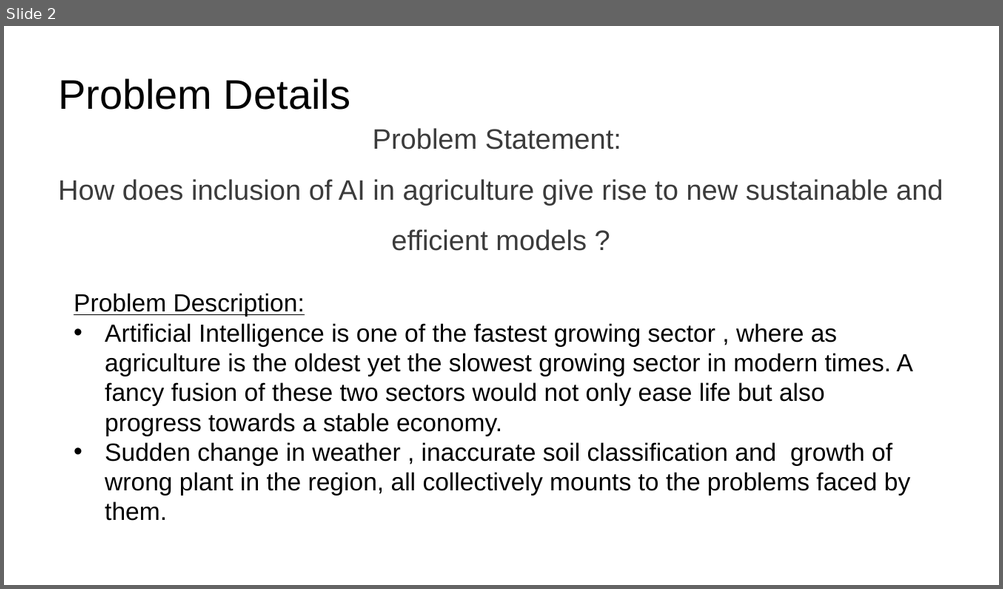
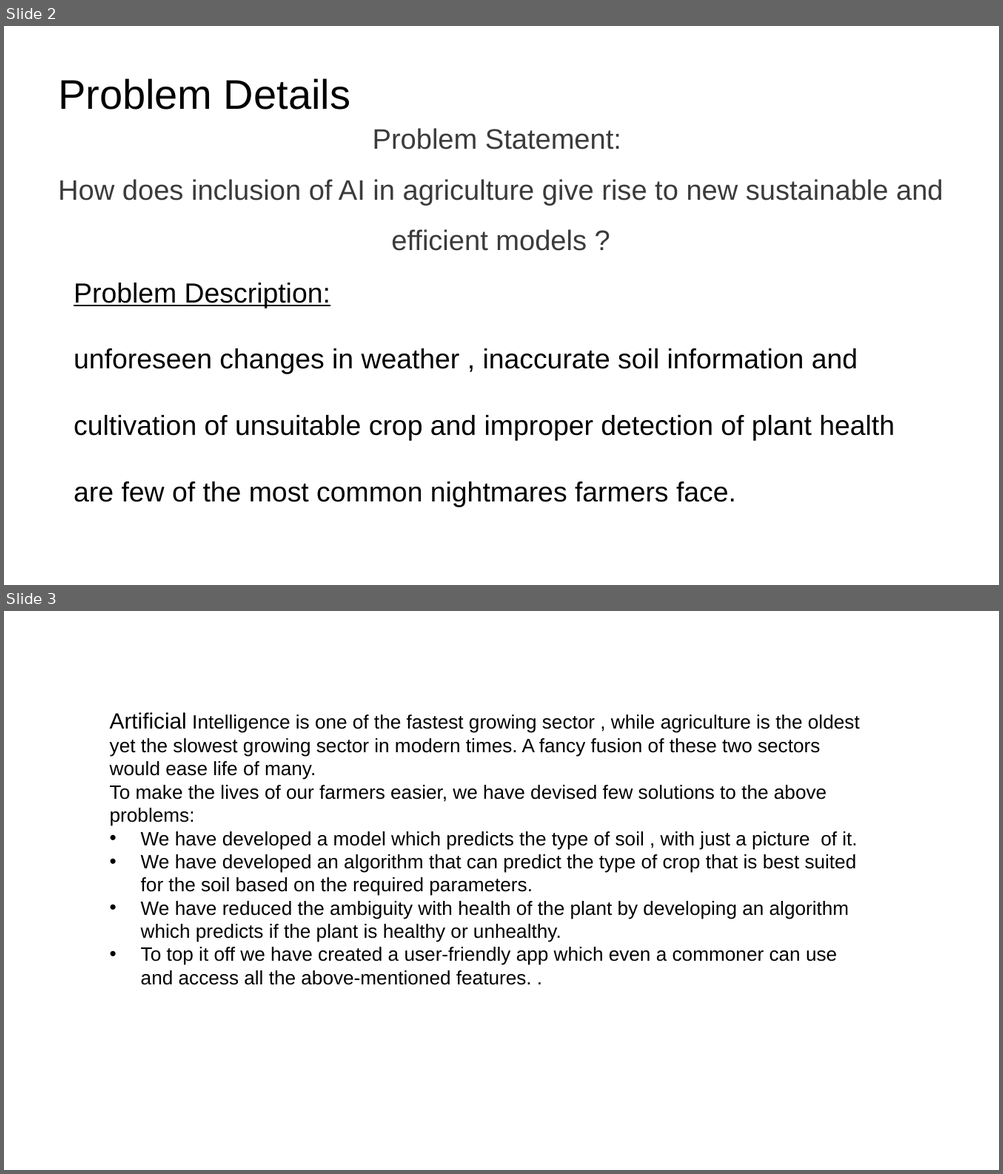
Before and after one commit to harshalplus1/hackmol4.0, a slide deck: HackMoL PPT Format.pptx. Shown one above the other, each under a label of ours: slide 2 before the commit, slides 2 and 3 after it. The pictures are 1003x589 and 1003x1174 pixels, drawn with LibreOffice and Linux fonts; fonts in the diff are those of the drawing; background and template pictures are left out. Boxes give left, top, right and bottom in pixels: in the first picture for what was removed or moved away, otherwise in the second. Text is boxed around its words. In the diff, an @@ line names an element or a change of style, - is before the commit and + after.

```diff
--- a/HackMoL PPT Format.pptx
+++ b/HackMoL PPT Format.pptx
@@ slide 3 added at [4,611,999,1170], background picture (left out) @@
@@ text added at [110,712,859,985], 14 pt, text #000000 @@
+Artificial Intelligence is one of the fastest growing sector , while agriculture is the oldest yet the slowest growing sector in modern times. A fancy fusion of these two sectors would ease life of many.
+To make the lives of our farmers easier, we have devised few solutions to the above problems:
+• We have developed a model which predicts the type of soil , with just a picture of it.
+• We have developed an algorithm that can predict the type of crop that is best suited for the soil based on the required parameters.
+• We have reduced the ambiguity with health of the plant by developing an algorithm which predicts if the plant is healthy or unhealthy.
+• To top it off we have created a user-friendly app which even a commoner can use and access all the above-mentioned features. .
@@ slide 2 changed as well @@
@@ text "Problem Description:": place and size @@
-text "Problem Description:" at [74,293,913,521]
+text "Problem Description:" at [74,283,894,507]
@@ text at [74,283,330,308]: size 18 to 20 pt in "Problem Description:" @@
@@ text at [74,349,894,507]: text changed; size 18 to 20 pt @@
-• Artificial Intelligence is one of the fastest growing sector , where as agriculture is the oldest yet the slowest growing sector in modern times. A fancy fusion of these two sectors would not only ease life but also progress towards a stable economy.
-• Sudden change in weather , inaccurate soil classification and growth of wrong plant in the region, all collectively mounts to the problems faced by them.
+unforeseen changes in weather , inaccurate soil information and cultivation of unsuitable crop and improper detection of plant health are few of the most common nightmares farmers face.
```
Also in this commit, not shown: 4 other slides changed, 4 other slides added, 2 slides removed.
